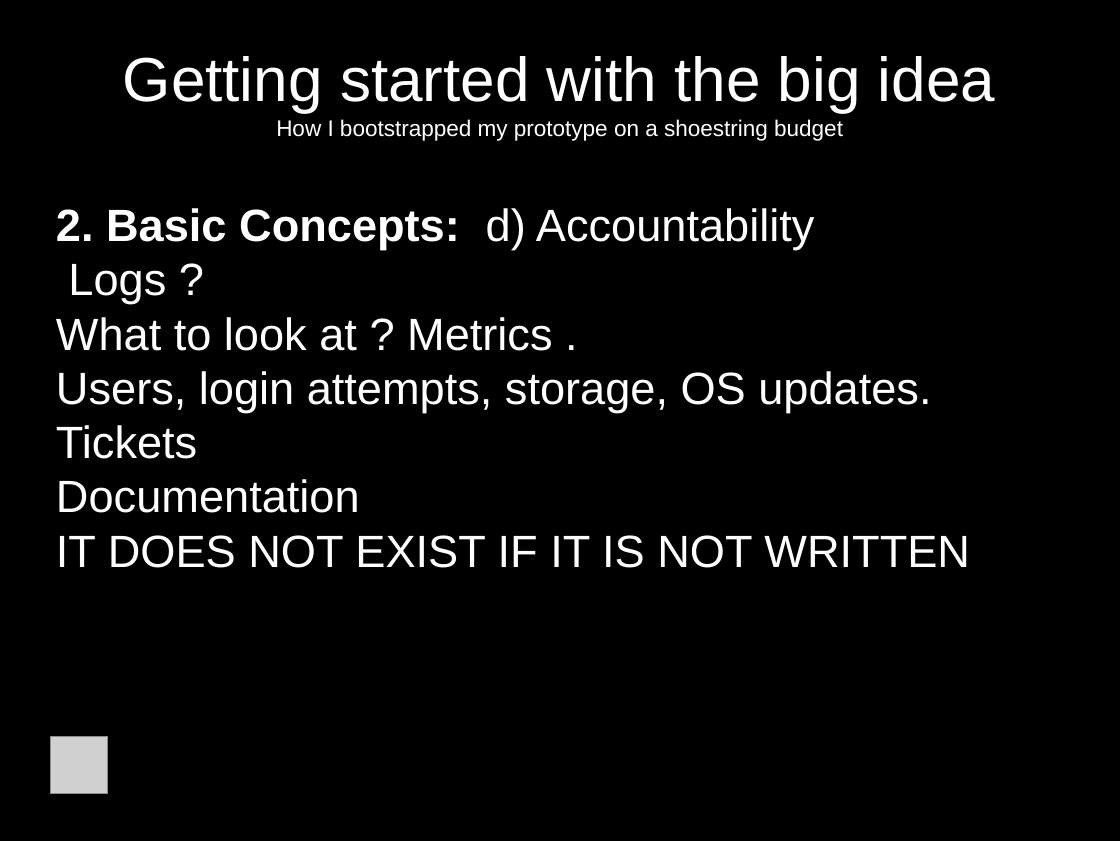
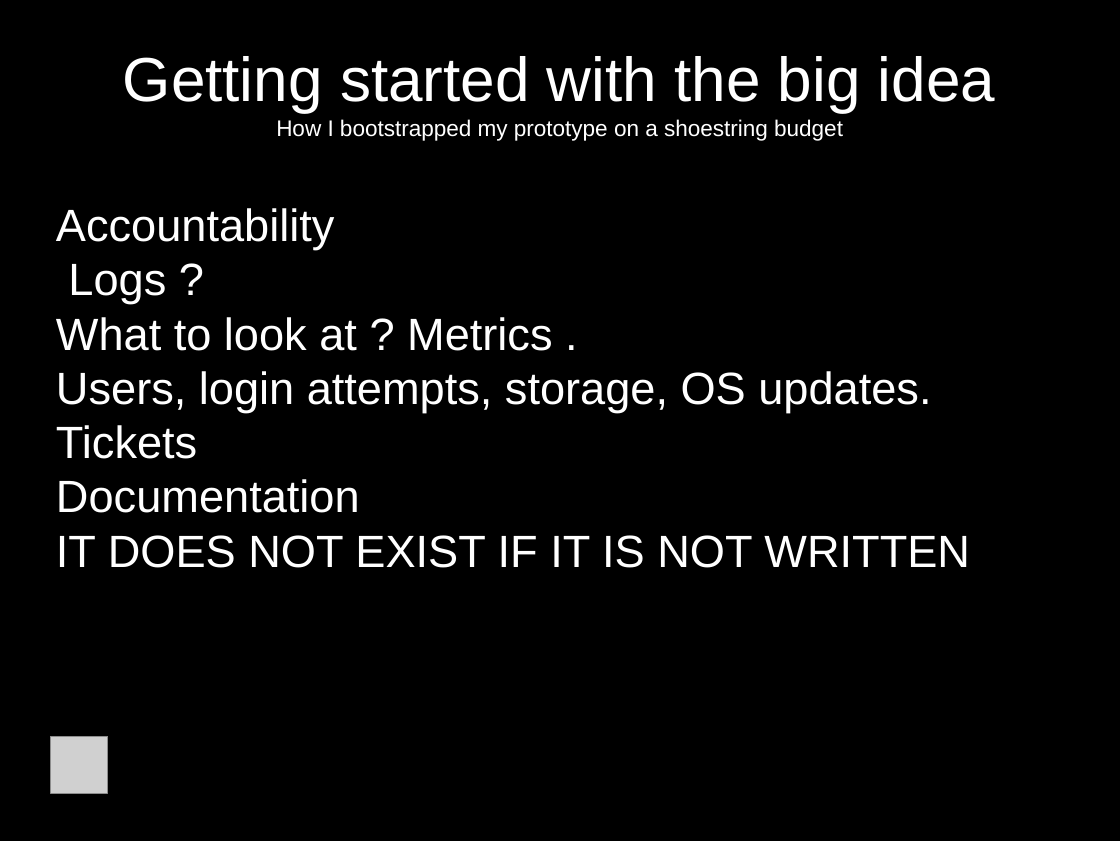
Before and after one commit to jcda/django-mvp-install-script, a slide deck: slide 18 of MVP-presentation-BD-Meetup.odp (slide 14 before the commit). Drawn at 1120x841 pixels with LibreOffice and Linux fonts; fonts in the diff are those of the drawing; grey boxes stand for pictures. Boxes give left, top, right and bottom in pixels: in the first picture for what was removed or moved away, otherwise in the second. Text is boxed around its words. In the diff, an @@ line names an element or a change of style, - is before the commit and + after.

```diff
--- a/MVP-presentation-BD-Meetup.odp
+++ b/MVP-presentation-BD-Meetup.odp
@@ subtitle at bbox=[56, 208, 335, 250]: text changed; bold off @@
-2. Basic Concepts: d) Accountability
+Accountability
```
Also in this commit, not shown: 11 other slides changed, 3 slides added, 2 other files.
